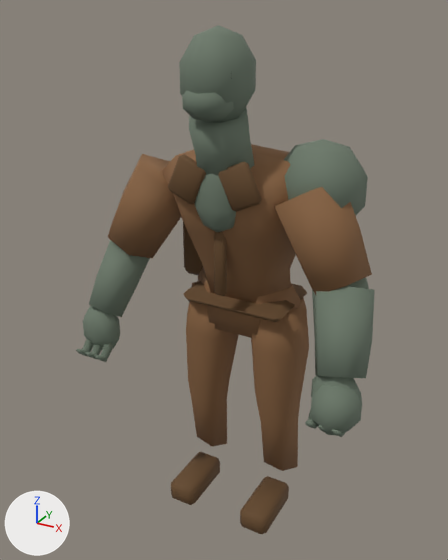
Renders of the FBX model Assets/_Project/Art/Characters/RangedZombie/RangedZombie.fbx from each side of a commit.
The view is the same before and after, from a 50 mm camera at (1.054, -2.113, 2.11) aimed at (-0.046, -0.114, 1.11). The lights are fixed; the arrows at lower left show +X, +Y and +Z. The older version comes first. Vertices at exactly the same position are counted once.

Objects in the first picture: 'RangedZombie_Body'.
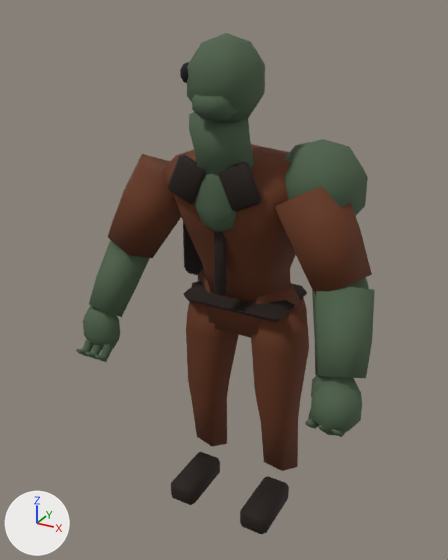
The change, as JSON lines over the scene's bpy script:
```json
{"op": "add", "block": "img_rangedzombie_palette_png", "code": ["img_rangedzombie_palette_png = load_image('RangedZombie_Palette.png', '_unpacked/RangedZombie_Palette.png', 64, 64, 'sRGB')"]}
{"op": "add", "block": "mat_rangedzombie___unified_palette", "code": ["mat_rangedzombie___unified_palette = principled_material('RangedZombie - unified palette')", "mat_rangedzombie___unified_palette.texture = img_rangedzombie_palette_png", "mat_rangedzombie___unified_palette.roughness = 0.83"]}
{"block": "me_hips", "where": "# used by ob_rangedzombie_body; location = (0.0, 0.0, 0.0)"}
{"op": "remove", "block": "me_hips", "code": "me_hips.from_pydata(...)  # 972 vertices, 1010 faces; spans x -0.6..0.62, y -0.44..0.21, z 0.02..2.06"}
{"op": "remove", "block": "me_hips", "code": "me_hips.materials.append(mat_metal)  # grey #95979b"}
{"op": "add", "block": "me_hips", "code": "me_hips.from_pydata(...)  # 972 vertices, 1010 faces; spans x -0.6..0.62, y -0.44..0.21, z 0.02..2.03"}
{"block": "me_hips", "change": "me_hips part 1: the loose piece of 34 vertices spanning x -0.12..0.12, y -0.38..-0.09, z 1.74..2.06 is scaled about its middle by (1.06, 0.98, 0.92), then moved by (0.03, 0.0, -0.01)"}
{"block": "me_hips", "change": "me_hips part 2: the loose piece of 34 vertices spanning x -0.09..0.09, y -0.39..-0.21, z 1.76..1.9 is scaled about its middle by (0.9, 1, 0.88), then moved by (0.03, 0.0, 0.0)"}
{"block": "me_hips", "change": "me_hips part 3: 160 faces spanning x -0.56..0.56, y -0.27..0.16, z 0.16..1.64 switch from mat_cloth__0_245__0_122__0_05 (brown #88623f) to mat_rangedzombie___unified_palette (picture img_rangedzombie_palette_png)"}
{"block": "me_hips", "change": "me_hips part 4: 174 faces spanning x -0.33..0.24, y -0.29..0.19, z 0.02..1.64 switch from mat_trim__0_13__0_065__0_022 (brown #654829) to mat_rangedzombie___unified_palette (picture img_rangedzombie_palette_png)"}
{"block": "me_hips", "change": "me_hips part 5: 500 faces spanning x -0.6..0.62, y -0.44..0.1, z 0.74..2.03 switch from mat_skin__0_151__0_194__0_144 (grey #6c7a6a) to mat_rangedzombie___unified_palette (picture img_rangedzombie_palette_png)"}
{"block": "me_hips", "change": "me_hips part 6: 80 faces spanning x -0.09..0.09, y -0.34..-0.3, z 1.88..1.95 switch from mat_mouth (dark grey #3c3530) to mat_rangedzombie___unified_palette (picture img_rangedzombie_palette_png)"}
```

Changed parts and their boxes (x1, y1, x2, y2) in the pictures (448 x 560 px; the box of a moved part takes in the faces that stretch with it):
```json
{"object": "RangedZombie_Body", "change": "reshaped", "before": [76, 25, 375, 534], "after": [76, 33, 375, 534]}
{"part": 1, "of": "me_hips", "change": "moved or reshaped", "before": [179, 25, 256, 123], "after": [187, 33, 265, 123]}
{"part": 2, "of": "me_hips", "change": "moved or reshaped", "before": [182, 91, 234, 122], "after": [192, 95, 239, 122]}
{"part": 3, "of": "me_hips", "change": "recoloured", "before": [108, 144, 372, 471], "after": [108, 144, 372, 471], "on screen": "darker"}
{"part": 4, "of": "me_hips", "change": "recoloured", "before": [168, 154, 307, 534], "after": [168, 154, 307, 534], "on screen": "brown to black"}
{"part": 5, "of": "me_hips", "change": "recoloured", "before": [76, 25, 375, 437], "after": [76, 33, 375, 437], "on screen": "darker"}
{"part": 6, "of": "me_hips", "change": "recoloured", "after": [180, 62, 189, 83]}
```
